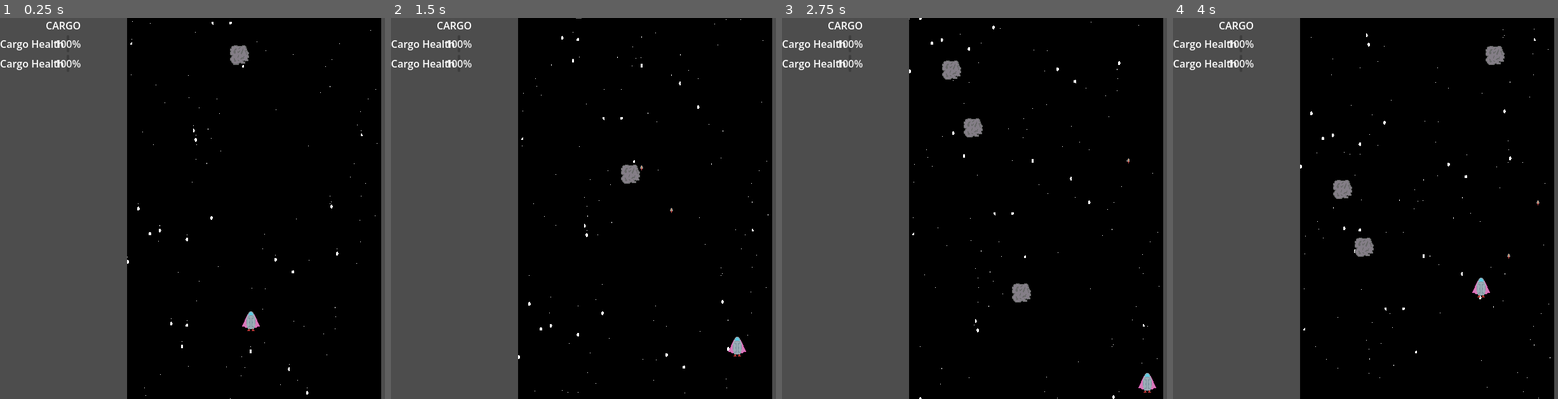
Above: before the commit, frames 1-4 (left to right).
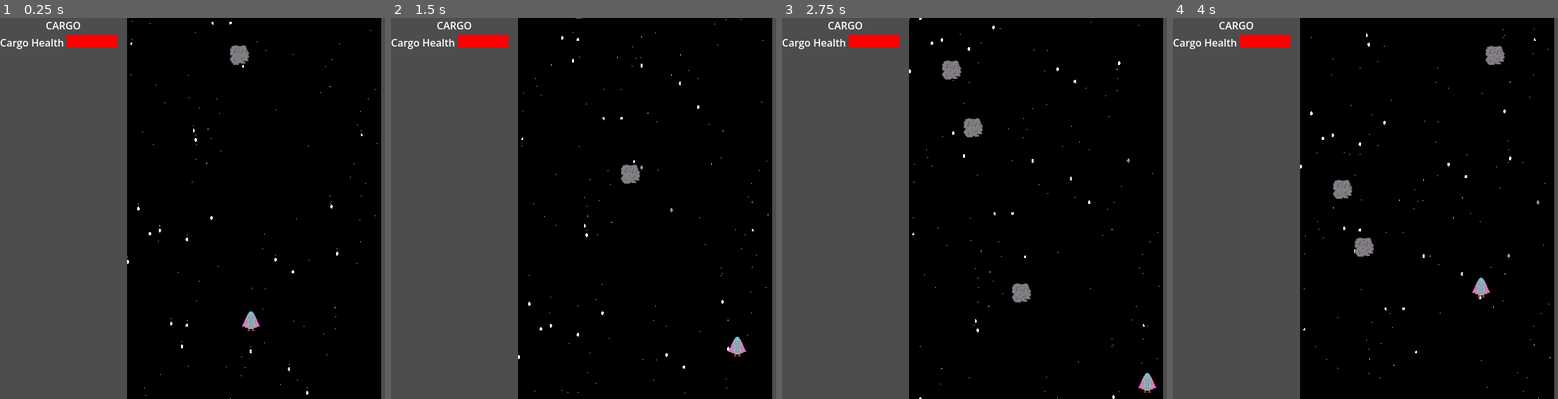
Above: after the commit, the same moments.

Repository: justaplummer/Break-The-Bank-Jam
Game: Godot game, scene res://Scenes/main.tscn
The game is run twice, just before and just after one commit, with the same random seed, the same clock (stepped at 60 frames per second) and the same inputs.
Inputs:
- Up to frame 1 (0.25 s): no input
- Up to frame 2 (1.5 s): tap Enter (ui_accept) at 0.5, 0.77 s; hold Right (ui_right) 0.53-1.28 s; hold Down (ui_down) from 1.28 s (still down)
- Up to frame 3 (2.75 s): tap Enter (ui_accept) at 1.52 s; release Down (ui_down) at 2.03 s; hold Right (ui_right) from 2.03 s (still down)
- Up to frame 4 (4 s): release Right (ui_right) at 2.78 s; hold Up (ui_up) 2.78-3.53 s; tap Enter (ui_accept) at 3.02, 3.77 s; hold Left (ui_left) from 3.53 s (still down)

The runs differ from the first frame. In frame 1, 0.8% of the frame differs, in the area x 0-31%, y 4-14%; in frame 2, 0.8%; in frame 3, 0.8%; in frame 4, 0.8%.

Commit message:
Player damage is updated in UI

Diff:
--- a/Scenes/UI/cargo.tscn
+++ b/Scenes/UI/cargo.tscn
@@ -1,6 +1,14 @@
 [gd_scene format=3 uid="uid://b8ydwvx4cmtx0"]
 
-[node name="Control" type="Control" unique_id=1496423086]
+[ext_resource type="Script" uid="uid://d3cg0x0ijct2x" path="res://Scripts/ui_cargo.gd" id="1_mkfop"]
+
+[sub_resource type="StyleBoxFlat" id="StyleBoxFlat_luekl"]
+bg_color = Color(0, 0, 0, 1)
+
+[sub_resource type="StyleBoxFlat" id="StyleBoxFlat_mkfop"]
+bg_color = Color(1, 0, 0, 1)
+
+[node name="UI_cargo" type="Control" unique_id=1496423086]
 layout_mode = 3
 anchors_preset = 15
 anchor_right = 1.0
@@ -9,6 +17,7 @@
 offset_bottom = -200.0
 grow_horizontal = 2
 grow_vertical = 2
+script = ExtResource("1_mkfop")
 
 [node name="VBoxContainer" type="VBoxContainer" parent="." unique_id=1137870602]
 layout_mode = 1
@@ -27,17 +36,10 @@
 layout_mode = 2
 text = "Cargo Health"
 
-[node name="ProgressBar" type="ProgressBar" parent="VBoxContainer/HBoxContainer" unique_id=1526963145]
+[node name="pb_health" type="ProgressBar" parent="VBoxContainer/HBoxContainer" unique_id=1526963145]
+custom_minimum_size = Vector2(80, 20)
 layout_mode = 2
-value = 100.0
-
-[node name="HBoxContainer2" type="HBoxContainer" parent="VBoxContainer" unique_id=81564211]
-layout_mode = 2
-
-[node name="Label" type="Label" parent="VBoxContainer/HBoxContainer2" unique_id=1611123265]
-layout_mode = 2
-text = "Cargo Health"
-
-[node name="ProgressBar" type="ProgressBar" parent="VBoxContainer/HBoxContainer2" unique_id=2032733722]
-layout_mode = 2
-value = 100.0
+theme_override_styles/background = SubResource("StyleBoxFlat_luekl")
+theme_override_styles/fill = SubResource("StyleBoxFlat_mkfop")
+value = 75.0
+show_percentage = false
--- a/Scenes/main.tscn
+++ b/Scenes/main.tscn
@@ -68,6 +68,6 @@
 [node name="Asteroid_Spawner" type="Timer" parent="timers" unique_id=700409232]
 autostart = true
 
-[node name="Control" parent="." unique_id=1496423086 instance=ExtResource("5_kry3j")]
+[node name="UI_cargo" parent="." unique_id=1496423086 instance=ExtResource("5_kry3j")]
 
 [connection signal="timeout" from="timers/Asteroid_Spawner" to="." method="_on_asteroid_spawner_timeout"]
--- a/Scripts/asteroid.gd
+++ b/Scripts/asteroid.gd
@@ -4,7 +4,7 @@
 @onready var animated_sprite_2d: AnimatedSprite2D = $AnimatedSprite2D
 var hit_count = 0
 const SPEED = 150
-@export var damage_inflicted: int = 1
+@export var damage_inflicted: int = 10
 @export var max_health: int = 5
 var cur_health
 
--- a/Scripts/main.gd
+++ b/Scripts/main.gd
@@ -2,10 +2,15 @@
 extends Node
 
 @export var asteroid_scene: PackedScene
+@onready var ui_cargo: UI_Cargo = $UI_cargo
+
 var min_x = 225
 var max_x = 575
 var min_y = -25
 var max_y = -100
+
+func _ready() -> void:
+	ui_cargo.reset_health_bar()
 
 func _on_asteroid_spawner_timeout() -> void:
 	# Create a new instance of the Mob scene.
--- a/Scripts/player.gd
+++ b/Scripts/player.gd
@@ -3,11 +3,15 @@
 
 @export var missle_scene :PackedScene
 @export var speed = 200
+@onready var ui_cargo: UI_Cargo = $"../../UI_cargo"
+
+
+
 var x_min = 225
 var x_max = 575
 var y_min = 25
 var y_max = 575
-var max_health = 10
+var max_health = 100
 var current_health = max_health
 
 func get_input():
@@ -27,9 +31,10 @@
 	position.y = clamp(position.y, y_min, y_max)
 
 func hit_asteroid(health_subtract : int):
-	current_health -= health_subtract
-	if current_health < 0:
-		print("SHIP IS STRANDED!")
+	current_health = clamp(current_health - health_subtract,0,100)
+	ui_cargo.set_health_bar(current_health)
+	if current_health <= 0:
+		print("SHIP IS STRANDED! health at = ", current_health)
 
 func fire_missle():
 	var missle_to_spawn: missle = missle_scene.instantiate()
--- /dev/null
+++ b/Scripts/ui_cargo.gd
@@ -0,0 +1,20 @@
+class_name UI_Cargo
+extends Control
+
+@onready var pb_health: ProgressBar = $VBoxContainer/HBoxContainer/pb_health
+
+# Called when the node enters the scene tree for the first time.
+func _ready() -> void:
+	pass # Replace with function body.
+
+
+# Called every frame. 'delta' is the elapsed time since the previous frame.
+func _process(delta: float) -> void:
+	pass
+
+
+func reset_health_bar():
+	pb_health.value = pb_health.max_value
+
+func set_health_bar(value : float):
+	pb_health.value = value
Not shown, added: Scripts/ui_cargo.gd.uid
